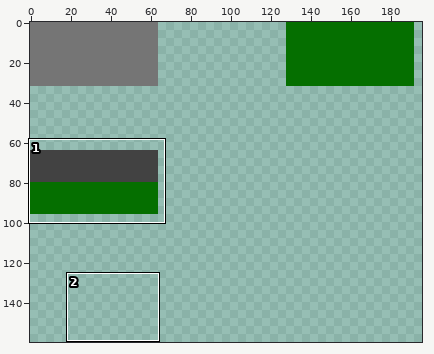
A sprite sheet gets an edit: web/assets/tiles.png. The picture above shows the old version from afar; the outline marks the close-up.
Close-up. Before the commit:
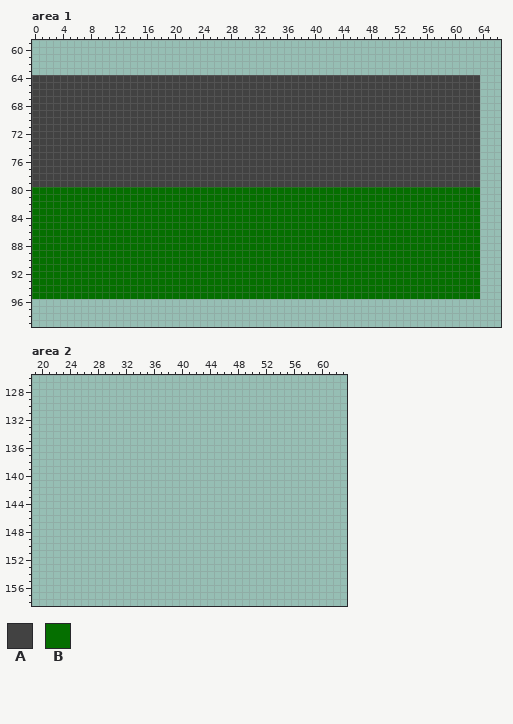
The file is 256x256 pixels. Shown: area 1: x 0..66, y 59..99; area 2: x 19..63, y 126..158. The wide view leaves out empty margins. The commit also changed other parts of the picture, which this record leaves out.
Palette (. is transparent): A #424242  B #056f00
The result:
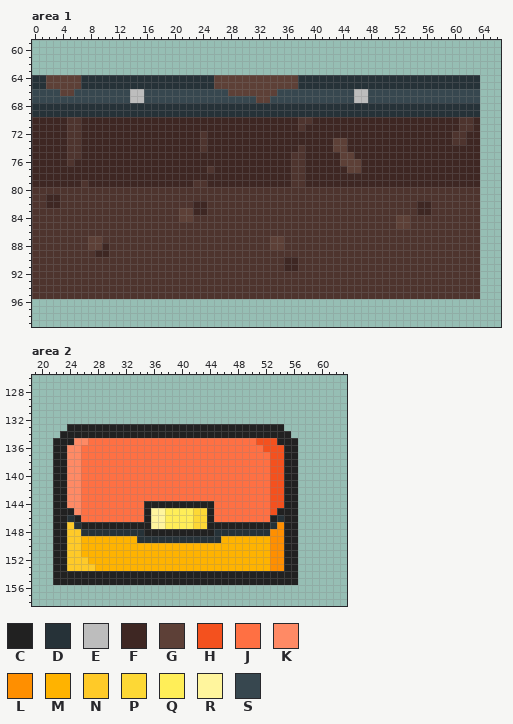
Colours new in this view: C #212121  D #263238  E #bdbdbd  F #3e2723  G #5d4037  H #f4511e  J #ff7043  K #ff8a65  L #ff8f00  M #ffb300  N #ffca28  P #fdd835  Q #ffee58  R #fff59d  S #37474f
Change:
colour B: #056f00 -> #4e342e
Changed rows in their new state; - is a pixel that keeps its letter.
Area 1:
first column x 0:
 64 DDGGGGGDDDDDDDDDDDDDDDDDDDGGGGGGGGGGGGDDDDDDDDDDDDDDDDDDDDDDDDDD
 65 DDGGGGGDDDDDDDDDDDDDDDDDDDGGGGGGGGGGGGDDDDDDDDDDDDDDDDDDDDDDDDDD
 66 SSSSGGSSSSSSSSEESSSSSSSSSSSSGGGGGGGSSSSSSSSSSSEESSSSSSSSSSSSSSSS
 67 SSSSSSSSSSSSSSEESSSSSSSSSSSSSSSSGGSSSSSSSSSSSSEESSSSSSSSSSSSSSSS
 68 DDDDDDDDDDDDDDDDDDDDDDDDDDDDDDDDDDDDDDDDDDDDDDDDDDDDDDDDDDDDDDDD
 69 DDDDDDDDDDDDDDDDDDDDDDDDDDDDDDDDDDDDDDDDDDDDDDDDDDDDDDDDDDDDDDDD
 70 FFFFFBBFFFFFFFFFFFFFFFFFFFFFFFFFFFFFFFBBFFFFFFFFFFFFFFFFFFFFFBBF
 71 FFFFFBBFFFFFFFFFFFFFFFFFFFFFFFFFFFFFFFBFFFFFFFFFFFFFFFFFFFFFFBBF
 72 FFFFFBBFFFFFFFFFFFFFFFFFBFFFFFFFFFFFFFFFFFFFFFFFFFFFFFFFFFFFBBFF
 73 FFFFFBBFFFFFFFFFFFFFFFFFBFFFFFFFFFFFFFFFFFFGGFFFFFFFFFFFFFFFBBFF
 74 FFFFFBBFFFFFFFFFFFFFFFFFBFFFFFFFFFFFFFBFFFFGGFFFFFFFFFFFFFFFFFFF
 75 FFFFFBBFFFFFFFFFFFFFFFFFFFFFFFFFFFFFFBBFFFFFGGFFFFFFFFFFFFFFFFFF
 76 FFFFFBFFFFFFFFFFFFFFFFFFFFFFFFFFFFFFFBBFFFFFGGGFFFFFFFFFFFFFFFFF
 77 FFFFFFFFFFFFFFFFFFFFFFFFFBFFFFFFFFFFFBBFFFFFFGGFFFFFFFFFFFFFFFFF
 78 FFFFFFFFFFFFFFFFFFFFFFFFFFFFFFFFFFFFFBBFFFFFFFFFFFFFFFFFFFFFFFFF
 79 FFFFFFFBFFFFFFFFFFFFFFFBBFFFFFFFFFFFFBBFFFFFFFFFFFFFFFFFFFFFFFFF
 81 --FF------------------------------------------------------------
 82 --FF-------------------FF------------------------------FF-------
 83 ---------------------GGFF------------------------------FF-------
 84 ---------------------GG-----------------------------GG----------
 85 ----------------------------------------------------GG----------
 87 --------GG------------------------GG----------------------------
 88 --------GGF-----------------------GG----------------------------
 89 ---------FF-----------------------------------------------------
 90 ------------------------------------FF--------------------------
 91 ------------------------------------FF--------------------------
Area 2:
first column x 22:
133 --CCCCCCCCCCCCCCCCCCCCCCCCCCCCCCC--
134 -CCCCCCCCCCCCCCCCCCCCCCCCCCCCCCCCC-
135 CCCKKJJJJJJJJJJJJJJJJJJJJJJJJHHHCCC
136 CCKKJJJJJJJJJJJJJJJJJJJJJJJJJJHHHCC
137 CCKKJJJJJJJJJJJJJJJJJJJJJJJJJJJHHCC
138 CCKKJJJJJJJJJJJJJJJJJJJJJJJJJJJHHCC
139 CCKKJJJJJJJJJJJJJJJJJJJJJJJJJJJHHCC
140 CCKKJJJJJJJJJJJJJJJJJJJJJJJJJJJHHCC
141 CCKKJJJJJJJJJJJJJJJJJJJJJJJJJJJHHCC
142 CCKKJJJJJJJJJJJJJJJJJJJJJJJJJJJHHCC
143 CCKKJJJJJJJJJJJJJJJJJJJJJJJJJJJHHCC
144 CCKKJJJJJJJJJCCCCCCCCCCJJJJJJJJHHCC
145 CCCKJJJJJJJJJCRRQQQQPPCJJJJJJJJHCCC
146 CCDCJJJJJJJJJCRRQQQQPPCJJJJJJJJCDCC
147 CCNDCCCCCCCCCCRRQQQQPPCCCCCCCCCDLCC
148 CCNNDDDDDDDDDCCCCCCCCCCDDDDDDDDLLCC
149 CCNNMMMMMMMMDDDDDDDDDDDDMMMMMMMLLCC
150 CCNNMMMMMMMMMMMMMMMMMMMMMMMMMMMLLCC
151 CCNNMMMMMMMMMMMMMMMMMMMMMMMMMMMLLCC
152 CCNNNMMMMMMMMMMMMMMMMMMMMMMMMMMLLCC
153 CCNNNNMMMMMMMMMMMMMMMMMMMMMMMMMLLCC
154 CCCCCCCCCCCCCCCCCCCCCCCCCCCCCCCCCCC
155 CCCCCCCCCCCCCCCCCCCCCCCCCCCCCCCCCCC
Pixel boxes of the changes (left, top, right, bottom) in both close-ups:
changed: (32, 75, 480, 299)
added: (53, 424, 298, 585)
